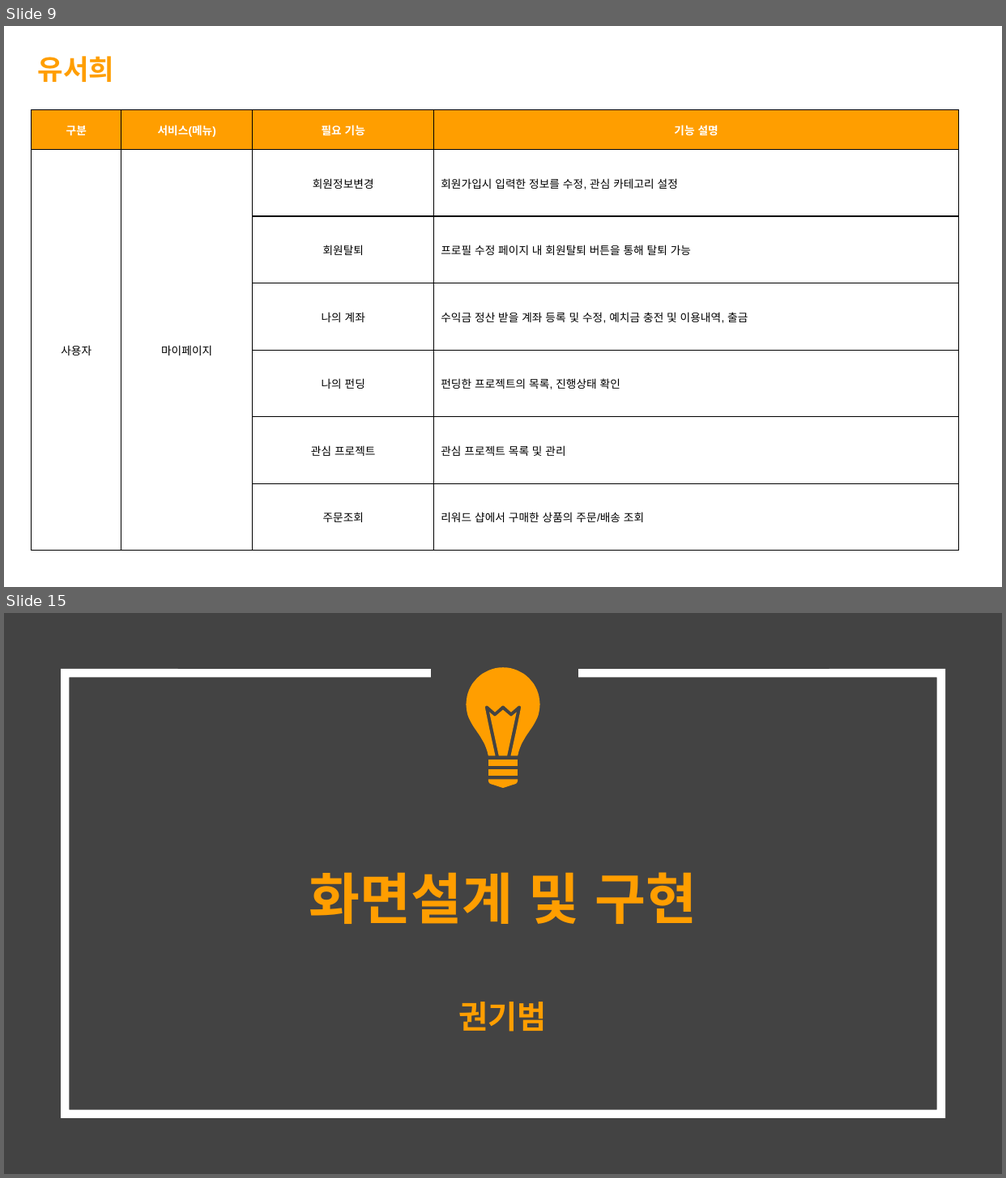
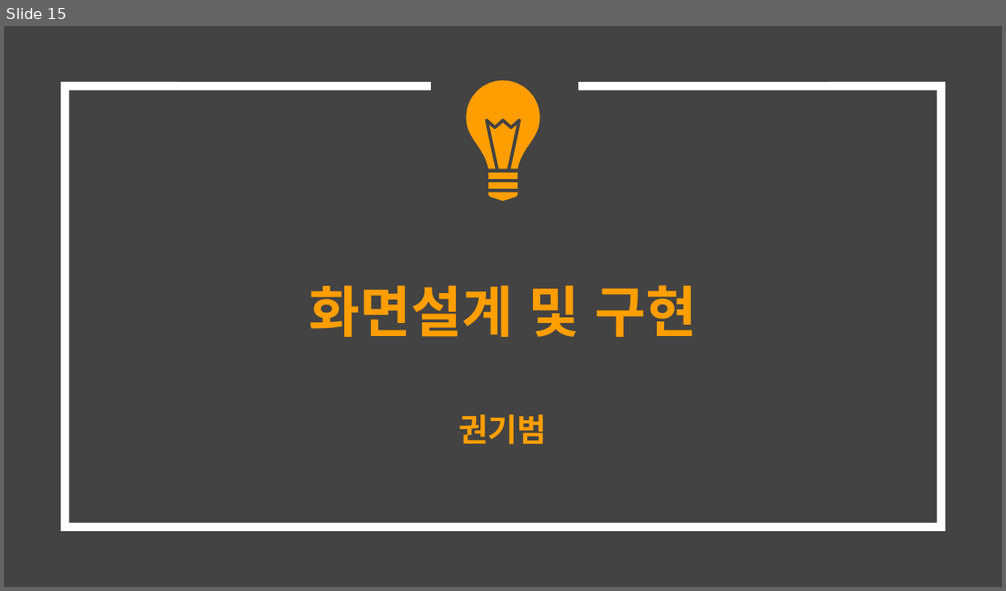
Before and after one commit to hhsw07/ezen-academy-projects, a slide deck: 0 발표용 파워포인트/0522 3차발표/0522 project06 - 파워포인트 종합.pptx. Shown one above the other, each under a label of ours: slides 9 and 15 before the commit, slide 15 after it; the slides between them are not shown. The pictures are 1006x1178 and 1006x591 pixels, drawn with LibreOffice and Linux fonts; fonts in the diff are those of the drawing. Boxes give left, top, right and bottom in pixels: in the first picture for what was removed or moved away, otherwise in the second. Text is boxed around its words. In the diff, an @@ line names an element or a change of style, - is before the commit and + after.

```diff
--- a/0 발표용 파워포인트/0522 3차발표/0522 project06 - 파워포인트 종합.pptx
+++ b/0 발표용 파워포인트/0522 3차발표/0522 project06 - 파워포인트 종합.pptx
@@ slide 9 removed at box(4, 26, 1002, 587), background #434343 @@
@@ rectangle removed at box(4, 26, 1002, 587) @@
@@ text removed at box(38, 56, 115, 82) @@
-유서희
@@ table removed at box(32, 109, 960, 551), 7 rows, 4 columns @@
-구분 | 서비스(메뉴) | 필요 기능 | 기능 설명
-사용자 | 마이페이지 | 회원정보변경 | 회원가입시 입력한 정보를 수정, 관심 카테고리 설정
- |  | 회원탈퇴 | 프로필 수정 페이지 내 회원탈퇴 버튼을 통해 탈퇴 가능
- |  | 나의 계좌 | 수익금 정산 받을 계좌 등록 및 수정, 예치금 충전 및 이용내역, 출금
- |  | 나의 펀딩 | 펀딩한 프로젝트의 목록, 진행상태 확인
- |  | 관심 프로젝트 | 관심 프로젝트 목록 및 관리
- |  | 주문조회 | 리워드 샵에서 구매한 상품의 주문/배송 조회
```
Also in this commit, not shown: 2 slides changed, 17 slides added, 12 other slides removed.
